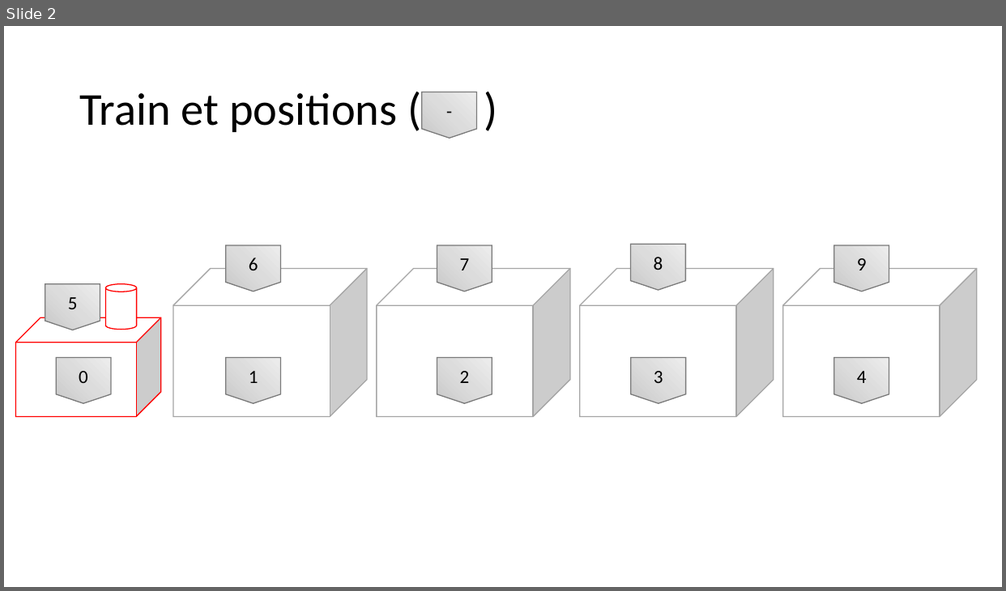
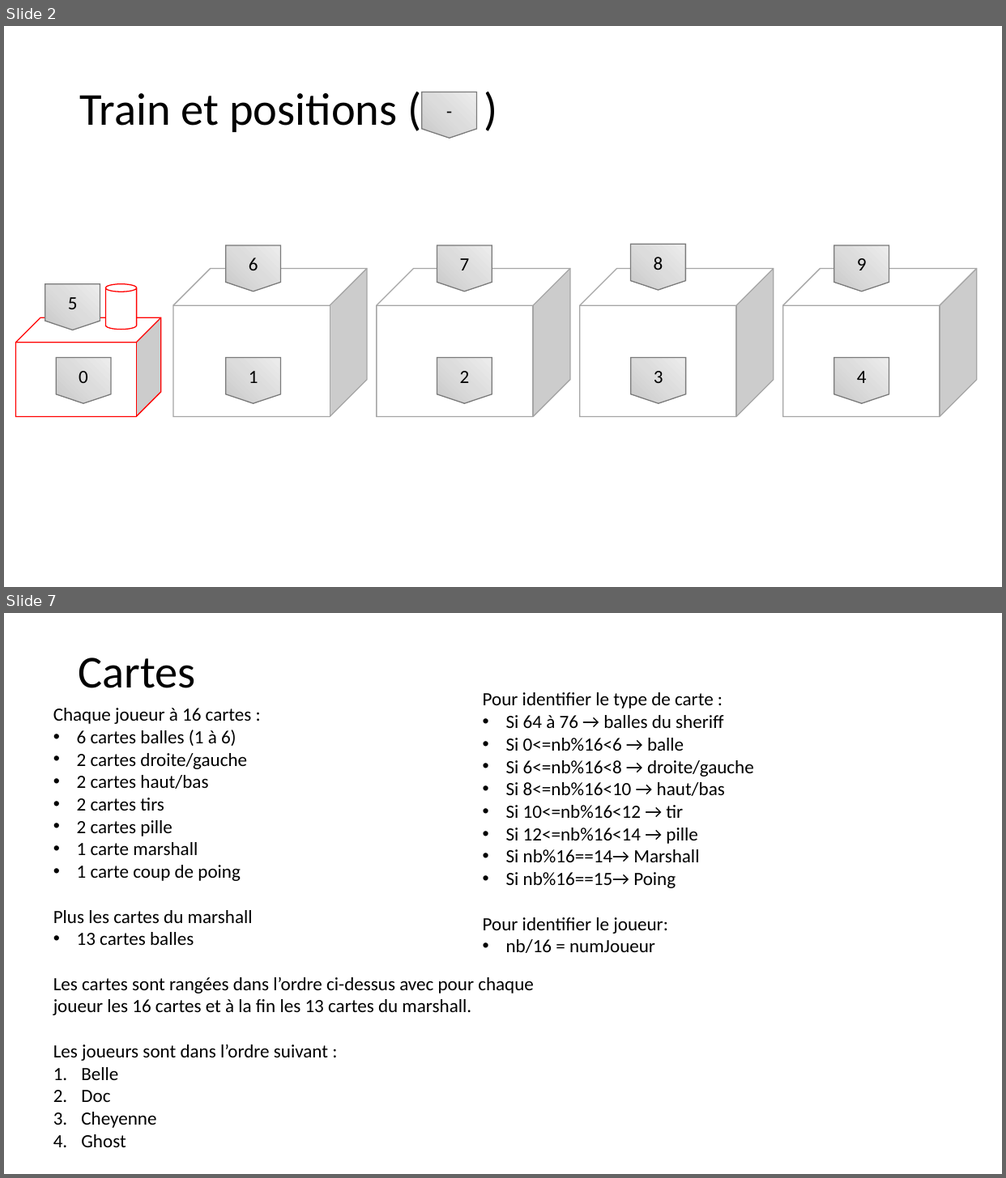
Before and after one commit to hpn789/Reseau, a slide deck: Documents/Descriptif.pptx. Shown one above the other, each under a label of ours: slide 2 before the commit, slides 2 and 7 after it; the slides between them are not shown. The pictures are 1006x591 and 1006x1178 pixels, drawn with LibreOffice and Linux fonts; fonts in the diff are those of the drawing. Boxes give left, top, right and bottom in pixels: in the first picture for what was removed or moved away, otherwise in the second. Text is boxed around its words. In the diff, an @@ line names an element or a change of style, - is before the commit and + after.

```diff
--- a/Documents/Descriptif.pptx
+++ b/Documents/Descriptif.pptx
@@ slide 7 added at (4,613,1002,1174), background #FFFFFF @@
@@ title added at (78,658,195,688), 44 pt, text #000000 @@
+Cartes
@@ text added at (53,708,534,1148), 18 pt, text #000000 @@
+Chaque joueur à 16 cartes :
+• 6 cartes balles (1 à 6)
+• 2 cartes droite/gauche
+• 2 cartes haut/bas
+• 2 cartes tirs
+• 2 cartes pille
+• 1 carte marshall
+• 1 carte coup de poing
+Plus les cartes du marshall
+• 13 cartes balles
+Les cartes sont rangées dans l’ordre ci-dessus avec pour chaque joueur les 16 cartes et à la fin les 13 cartes du marshall.
+Les joueurs sont dans l’ordre suivant :
+1. Belle
+2. Doc
+3. Cheyenne
+4. Ghost
@@ text added at (483,692,754,953), 18 pt, text #000000 @@
+Pour identifier le type de carte :
+• Si 64 à 76 → balles du sheriff
+• Si 0<=nb%16<6 → balle
+• Si 6<=nb%16<8 → droite/gauche
+• Si 8<=nb%16<10 → haut/bas
+• Si 10<=nb%16<12 → tir
+• Si 12<=nb%16<14 → pille
+• Si nb%16==14→ Marshall
+• Si nb%16==15→ Poing
+Pour identifier le joueur:
+• nb/16 = numJoueur
```
Also in this commit, not shown: 4 slides changed, 15 other files.
